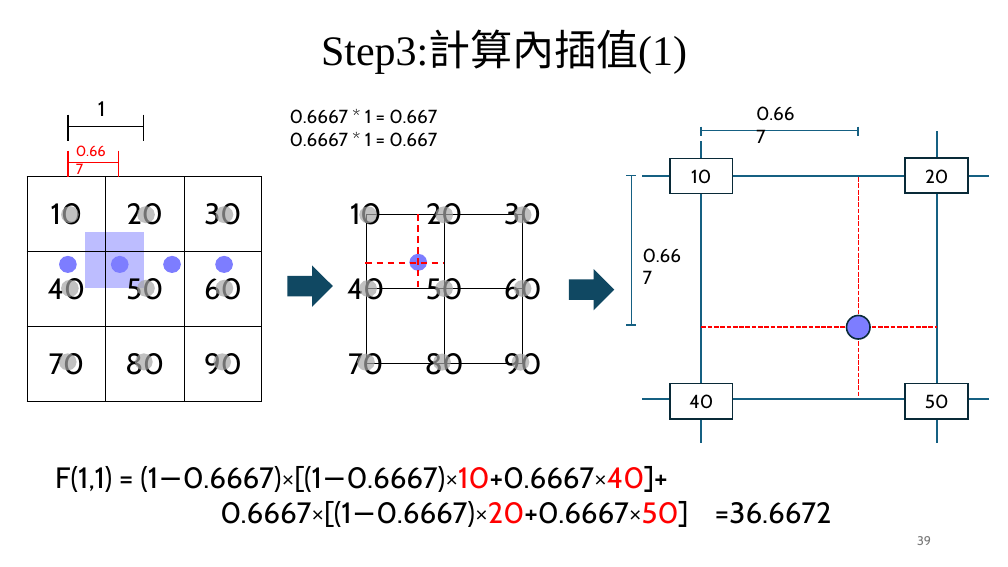
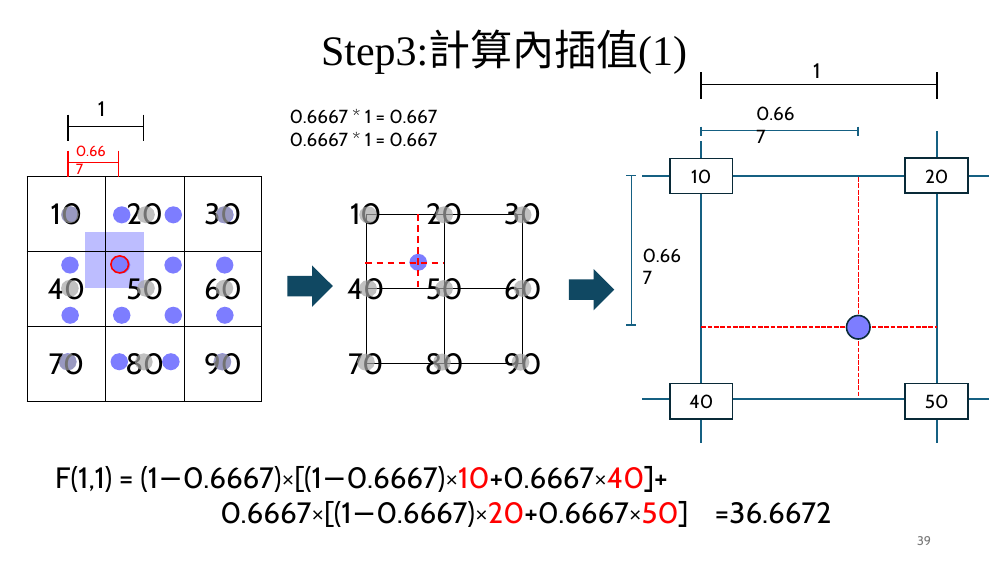
Before and after one commit to TamKangAI/ImageProcessing, a slide deck: slide 39 of 02_數位影像基礎/02_數位影像基礎.pptx. Drawn at 1008x567 pixels with LibreOffice and Linux fonts; fonts in the diff are those of the drawing. Boxes give left, top, right and bottom in pixels: in the first picture for what was removed or moved away, otherwise in the second. Text is boxed around its words. In the diff, an @@ line names an element or a change of style, - is before the commit and + after.

```diff
--- a/02_數位影像基礎/02_數位影像基礎.pptx
+++ b/02_數位影像基礎/02_數位影像基礎.pptx
@@ line added from (702, 73) to (702, 99), #000000 1.5 pt @@
@@ line added from (702, 85) to (937, 85), #000000 1.5 pt @@
@@ text added at (x1=813, y1=63, x2=820, y2=78), 20 pt, text #000000 @@
+1
@@ line added from (937, 73) to (937, 99), #000000 1.5 pt @@
@@ group added at (x1=61, y1=206, x2=234, y2=224): 4 ellipses @@
@@ ellipse added at (x1=111, y1=256, x2=129, y2=273), fill #7D7DFF, outline #FF0000 1.5 pt @@
@@ group added at (x1=61, y1=307, x2=234, y2=324): 4 ellipses @@
@@ group added at (x1=59, y1=353, x2=231, y2=371): 4 ellipses @@
```
Also in this commit, not shown: 8 other slides changed, 5 slides added, 3 other files.
